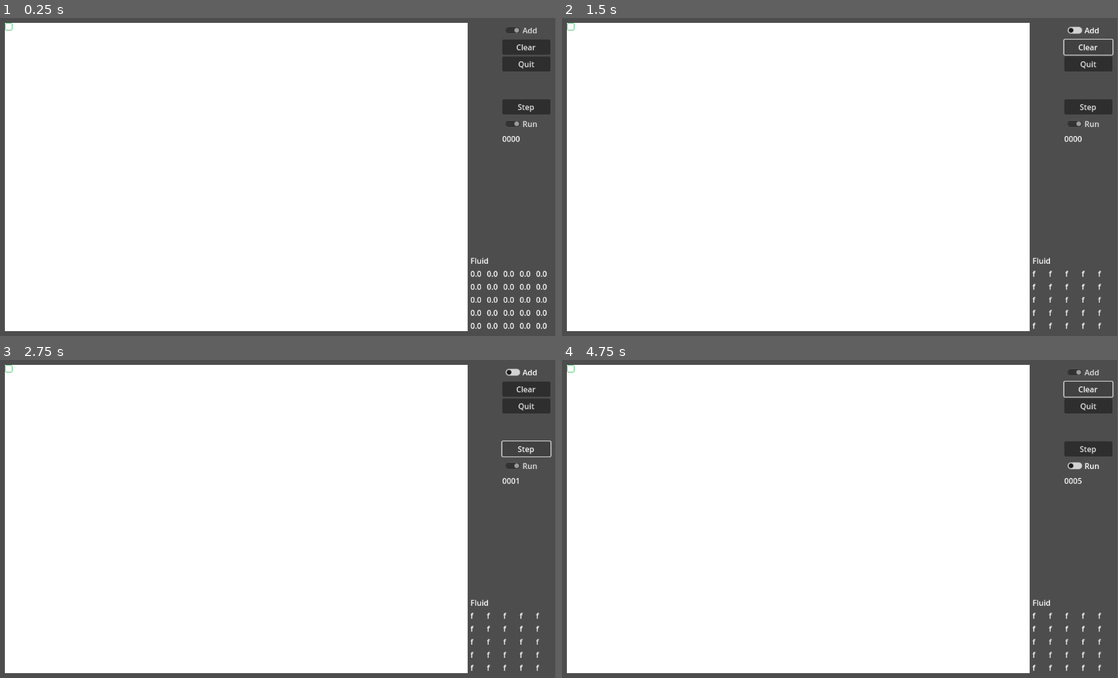
Above: before the commit, frames 1-4 (two rows, left to right).
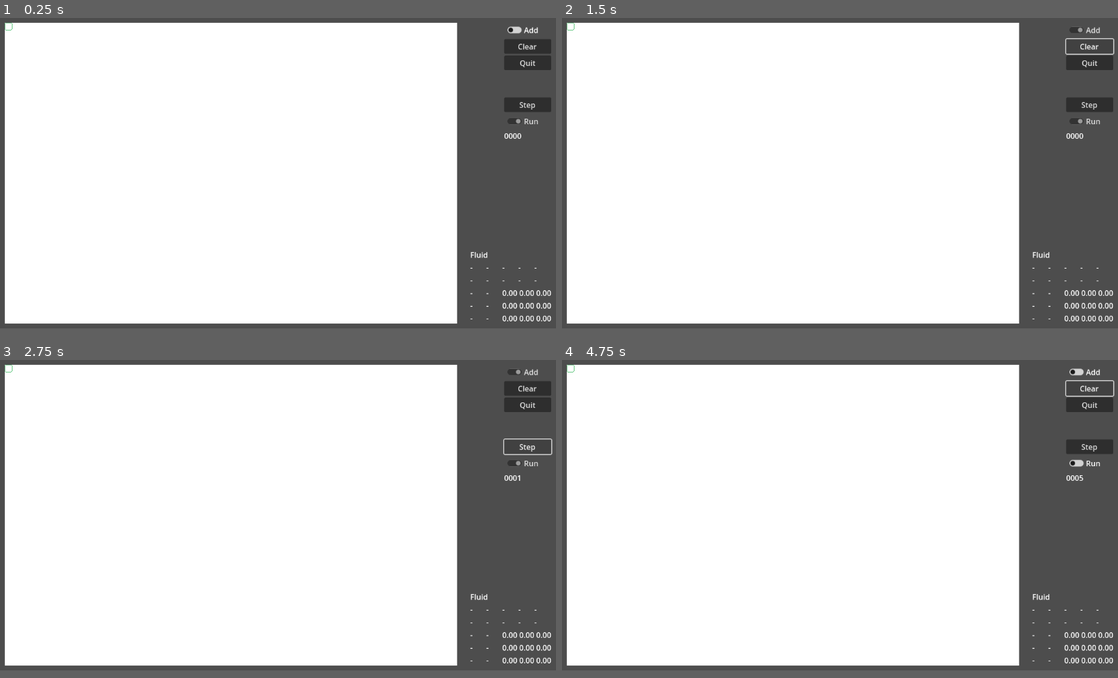
Above: after the commit, the same moments.

Repository: lycilph/GodotCreeper
Game: Godot game, scene res://Simulation/simulation.tscn
The game is run twice, just before and just after one commit, with the same random seed, the same clock (stepped at 60 frames per second) and the same inputs.
Inputs:
- Up to frame 1 (0.25 s): no input
- Up to frame 2 (1.5 s): click "Add" at 0.5 s; click "Clear" at 1.25 s
- Up to frame 3 (2.75 s): click "Step" at 2 s
- Up to frame 4 (4.75 s): click "Run" at 2.75 s; click "Add" at 3.5 s; click "Clear" at 4.25 s
The window is 799x458 before the commit and 800x447 after it. Grey fills any space a smaller window leaves; there, only what the larger window draws over its background counts as a difference.

The runs differ from the first frame. In frame 1, 5.4% of the frame differs, in the area x 0-100%, y 1-99%; in frame 2, 5.1%; in frame 3, 5.1%; in frame 4, 5.2%.
Error before the commit: Invalid access to property or key '(-2, -2)' on a base object of type 'Dictionary'. (res://Simulation/simulation.gd:117)

Commit message:
Updating fluid sim

Diff:
--- a/Simulation/simulation.gd
+++ b/Simulation/simulation.gd
@@ -8,7 +8,7 @@
 @export var simulation_timer : Timer
 @export var iteration_label : Label
 
-var fluid_debug_dict : Dictionary
+var fluid_debug_labels : Array
 
 var map : Array
 var width = 60
@@ -16,7 +16,6 @@
 var boundary = 10
 var tile = 16
 var selection = 0
-var adding = false
 var iteration = 0
 
 var c = 0.3
@@ -40,25 +39,25 @@
 			fluid_node.add_child(sprite)
 			map[y*width+x].fluid_sprite = sprite
 
+	create_fluid_debug_labels()
+
 	update_sprites()
 
-	create_fluid_debug_dictionary()
-
-func create_fluid_debug_dictionary():
+func create_fluid_debug_labels():
 	var label = Label.new()
 	label.text = "Fluid"
 	fluid_debug_node.add_child(label)
 
-	for y in range(-2,3):
+	fluid_debug_labels.resize(25)
+	for a in 5:
 		var hbox = HBoxContainer.new()
 		fluid_debug_node.add_child(hbox)
-		for x in range(-2,3):
-			var pos = Vector2i(x,y)
+		for b in 5:
 			label = Label.new()
 			label.text = "0.0"
 			label.custom_minimum_size.x = 30
 			hbox.add_child(label)
-			fluid_debug_dict[pos] = label
+			fluid_debug_labels[a*5+b] = label
 
 func set_neighbors():
 	# Center
@@ -111,11 +110,13 @@
 	selection_sprite.position = Vector2i(x*tile + boundary, y*tile+boundary)
 	iteration_label.text = "%04d" % iteration
 
-	for i in range(-2,3):
-		for j in range(-2,3):
-			var pos = Vector2i(i,j)
-			fluid_debug_dict[pos].text = "f"
-
+	for yy in range(5):
+		for xx in range(5):
+			var value = get_fluid(xx+x-2, yy+y-2)
+			if (value is String):
+				fluid_debug_labels[yy*5+xx].text = value
+			else:
+				fluid_debug_labels[yy*5+xx].text = "%.2f" % value
 
 func step_simulation():
 	iteration += 1
@@ -139,6 +140,11 @@
 func get_cell_index(x : int, y : int):
 	return y*width+x
 
+func get_fluid(x : int, y : int):
+	if (x < 0 or x >= width or y < 0 or y >= height):
+		return "-"
+	return get_cell(x,y).fluid_level
+
 func _unhandled_input(event):
 	if (event.is_action_pressed("ui_cancel")):
 		get_tree().quit()
@@ -146,13 +152,9 @@
 		var x = floori(event.position.x - boundary) / tile
 		var y = floori(event.position.y - boundary) / tile
 		selection = (y*width)+x
-		if (adding):
+		if (add_button.button_pressed):
 			map[selection].fluid_level = 10
 		update_sprites()
-
-func _on_add_button_pressed():
-	adding = add_button.button_pressed
-	update_sprites()
 
 func _on_clear_button_pressed():
 	iteration = 0
--- a/Simulation/simulation.tscn
+++ b/Simulation/simulation.tscn
@@ -51,6 +51,7 @@
 [node name="AddButton" type="CheckButton" parent="CanvasLayer/MarginContainer/VBoxContainer"]
 layout_direction = 3
 layout_mode = 2
+button_pressed = true
 text = "Add"
 alignment = 2
 
@@ -99,13 +100,9 @@
 [node name="VBoxContainer" type="VBoxContainer" parent="CanvasLayer/MarginContainer2"]
 layout_mode = 2
 
-[node name="Label" type="Label" parent="CanvasLayer/MarginContainer2/VBoxContainer"]
-layout_mode = 2
-
 [node name="Timer" type="Timer" parent="."]
 wait_time = 0.1
 
-[connection signal="pressed" from="CanvasLayer/MarginContainer/VBoxContainer/AddButton" to="." method="_on_add_button_pressed"]
 [connection signal="pressed" from="CanvasLayer/MarginContainer/VBoxContainer/ClearButton" to="." method="_on_clear_button_pressed"]
 [connection signal="pressed" from="CanvasLayer/MarginContainer/VBoxContainer/QuitButton" to="." method="_on_quit_button_pressed"]
 [connection signal="pressed" from="CanvasLayer/MarginContainer/VBoxContainer/StepButton" to="." method="_on_step_button_pressed"]
--- a/project.godot
+++ b/project.godot
@@ -17,6 +17,7 @@
 
 [display]
 
+window/size/viewport_width=1180
 window/size/viewport_height=660
 
 [rendering]
